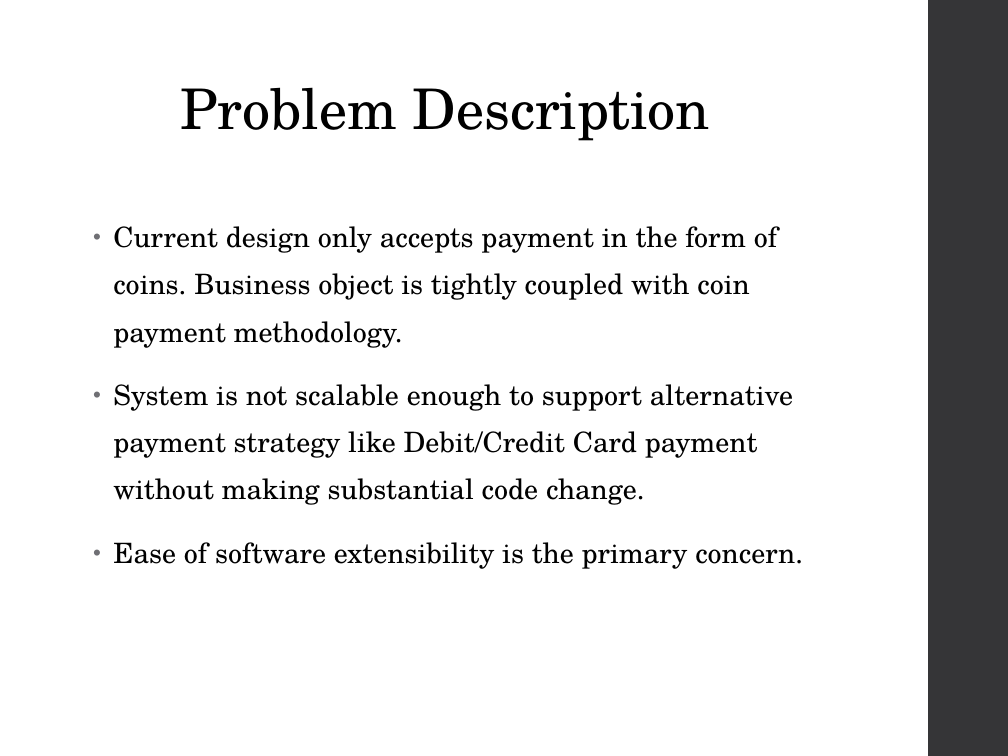
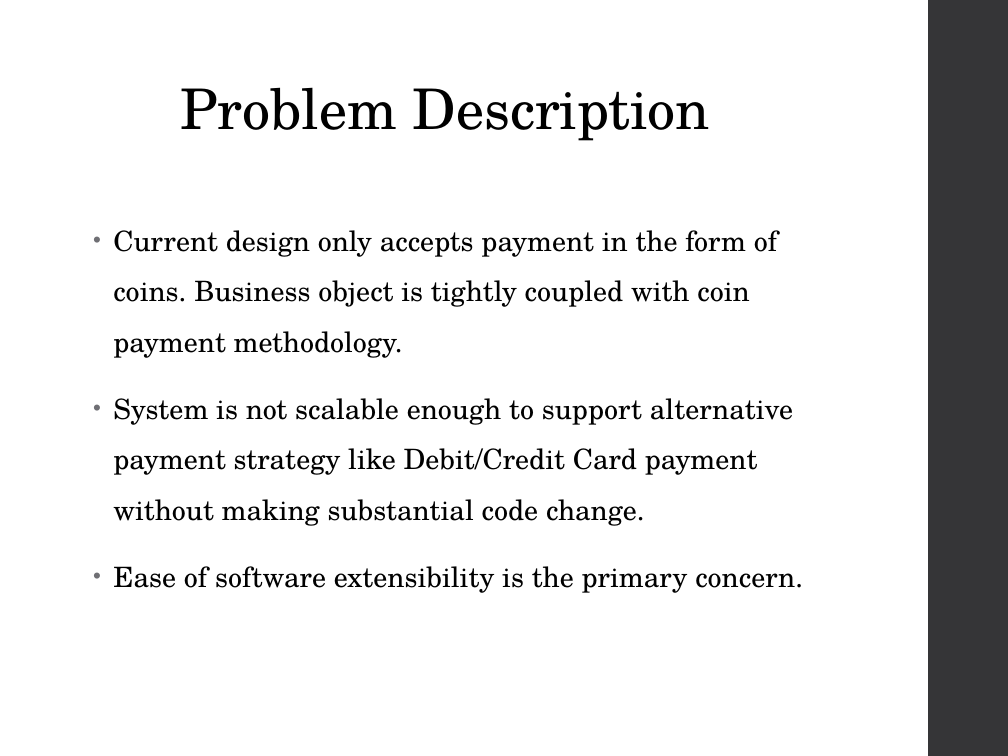
Before and after one commit to chenghao1983/VMCS_CA_PT4, a slide deck: slide 2 of PT4- Presentation - 01-09-2016.ppt. Drawn at 1008x756 pixels with LibreOffice and Linux fonts; fonts in the diff are those of the drawing. Boxes give left, top, right and bottom in pixels: in the first picture for what was removed or moved away, otherwise in the second. Text is boxed around its words. In the diff, an @@ line names an element or a change of style, - is before the commit and + after.

```diff
--- a/PT4- Presentation - 01-09-2016.ppt
+++ b/PT4- Presentation - 01-09-2016.ppt
@@ text "Current design only accepts payment ..." at (x1=113, y1=230, x2=803, y2=593): line spacing 1.4 to 1.5 @@
```
Also in this commit, not shown: 1 other slide changed, 3 slides added, 1 slide removed.
